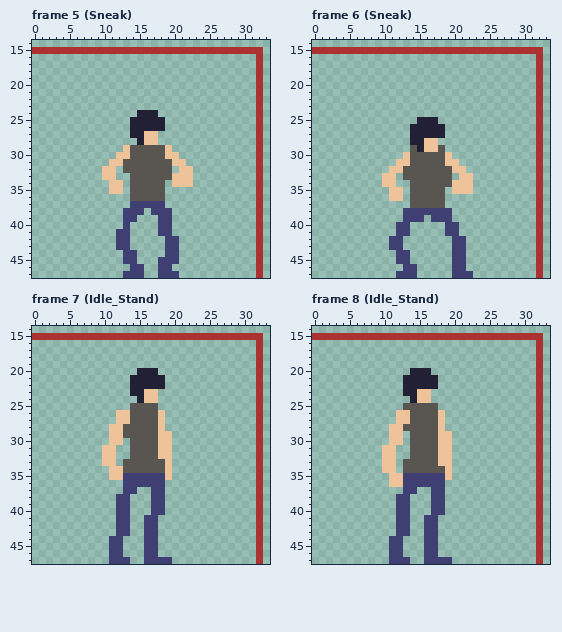
A pixel-art file gets an edit: RawResource/t.aseprite. Above is the file before it was changed.
48x48 pixels, 14 frames. Pixels under 10% opacity are left out. Shown: frame 5 (Sneak): x 0..33, y 14..47; frame 6 (Sneak): x 0..33, y 14..47; frame 7 (Idle_Stand): x 0..33, y 14..47; frame 8 (Idle_Stand): x 0..33, y 14..47. The commit also changed other frames, which this record leaves out.
New version:
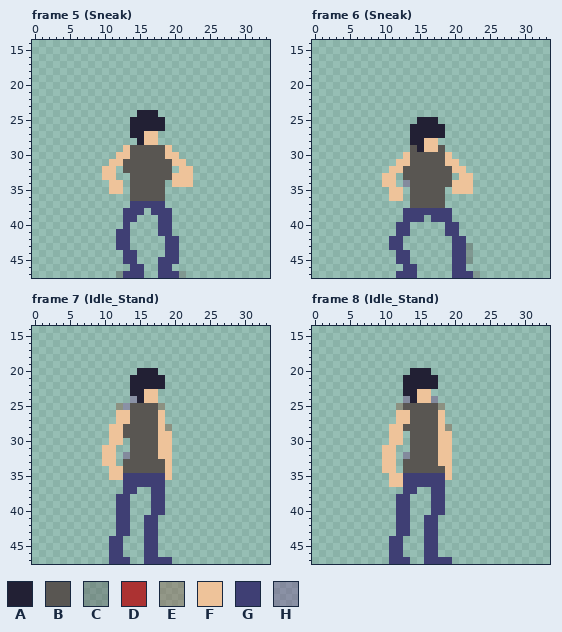
Palette (. is transparent): A #222034  B #595652  C #5956525c  D #ac3232  E #8f563b5c  F #eec39a  G #3f3f74  H #76428a5c
From the commit log: attack melee 추가
The edit:
layer "border" now hidden
layer "sketch" now shown
Frame 5 (Sneak):
The edit adds colour C in row 47 at x 12 and 21.
Colour D is gone in row 15 at x 0 to 32; in rows 16 to 47 at x 32.
Frame 6 (Sneak):
The edit adds colour C in rows 43 to 45 at x 22; in row 47 at x 23.
The edit adds colour H in row 34 at x 13.
Colour D is gone in row 15 at x 0 to 32; in rows 16 to 47 at x 32.
Frame 7 (Idle_Stand):
The edit adds colour E in row 25 at x 12 and 18; in row 28 at x 19.
The edit adds colour H in row 24 at x 14; in row 25 at x 13; in row 32 at x 13.
Colour D is gone in row 15 at x 0 to 32; in rows 16 to 47 at x 32.
Frame 8 (Idle_Stand):
The edit adds colour E in row 25 at x 12 and 18; in row 28 at x 19.
The edit adds colour H in row 24 at x 13 and 17; in row 32 at x 13.
Colour D is gone in row 15 at x 0 to 32; in rows 16 to 47 at x 32.
